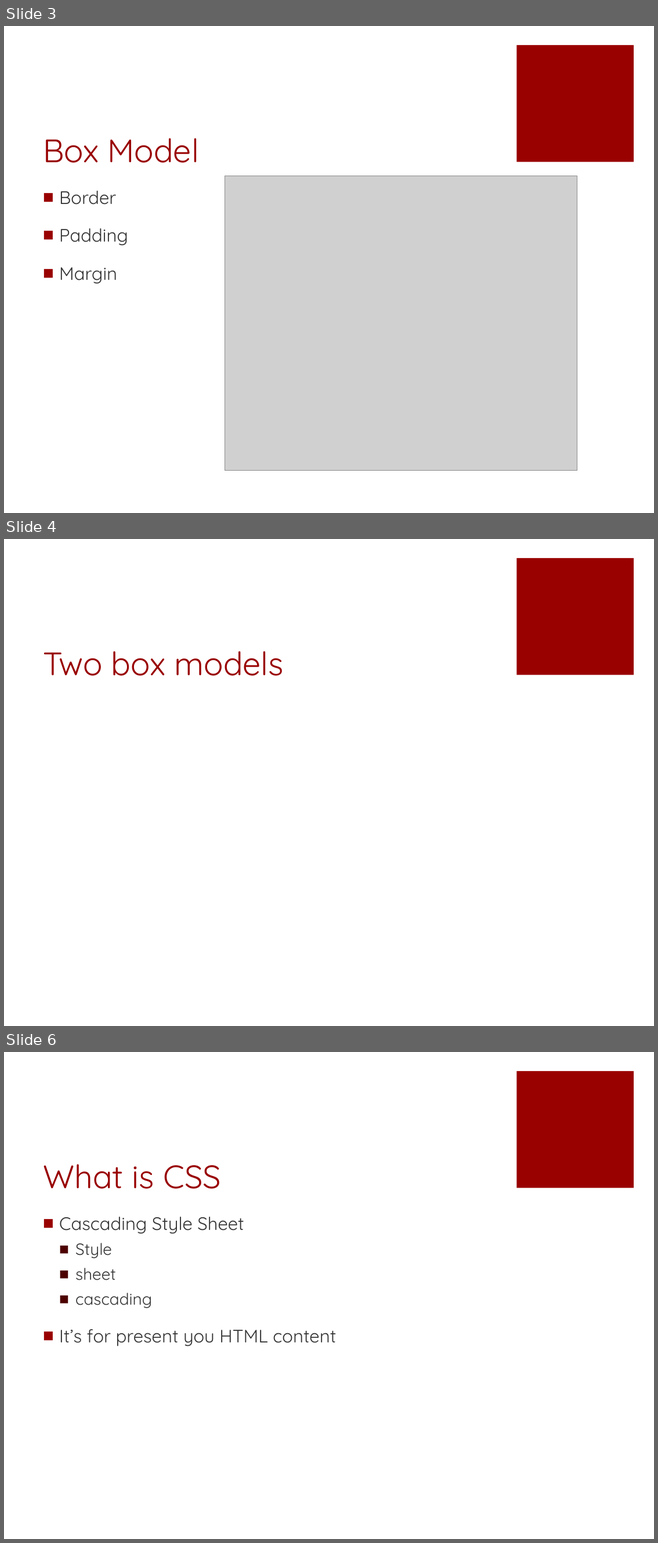
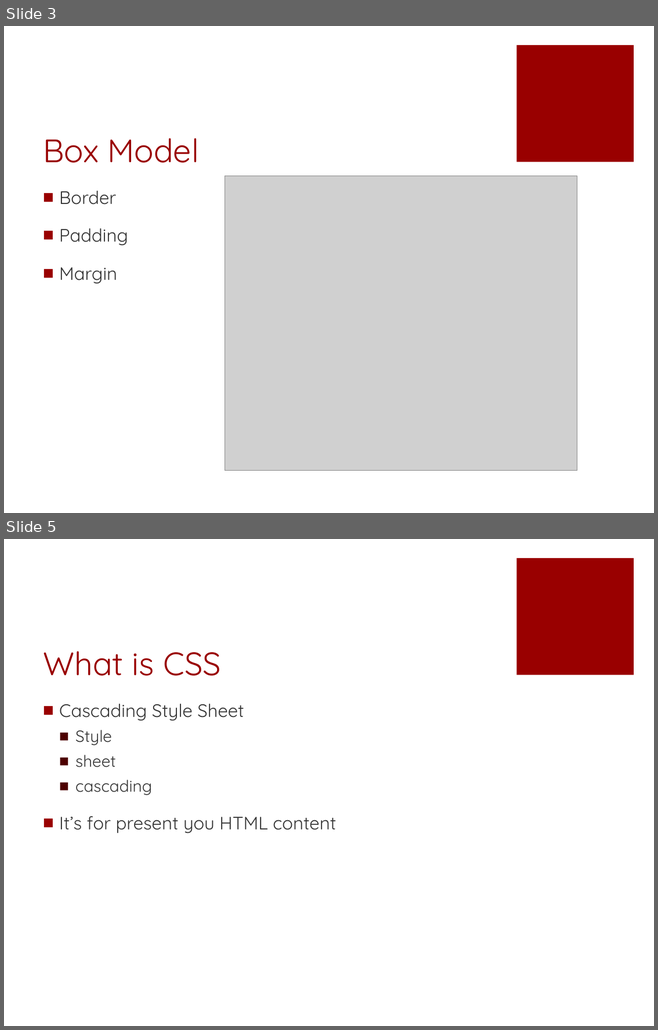
Before and after one commit to fuying/frondendtraining, a slide deck: CSS/CSS.pptx. Shown one above the other, each under a label of ours: slides 3, 4 and 6 before the commit, slides 3 and 5 after it; the slides between them are not shown. The pictures are 658x1543 and 658x1030 pixels, drawn with LibreOffice and Linux fonts; fonts in the diff are those of the drawing; grey boxes stand for pictures. Boxes give left, top, right and bottom in pixels: in the first picture for what was removed or moved away, otherwise in the second. Text is boxed around its words. In the diff, an @@ line names an element or a change of style, - is before the commit and + after.

```diff
--- a/CSS/CSS.pptx
+++ b/CSS/CSS.pptx
@@ slide 4 removed at bbox=[4, 539, 654, 1026], background #FFFFFF; not listed: 1 template element that a slide beside it also shows @@
@@ title removed at bbox=[43, 651, 284, 676] @@
-Two box models
@@ what was slide 6 is now slide 5 @@
```
Also in this commit, not shown: 7 slides changed, 1 slide added.
